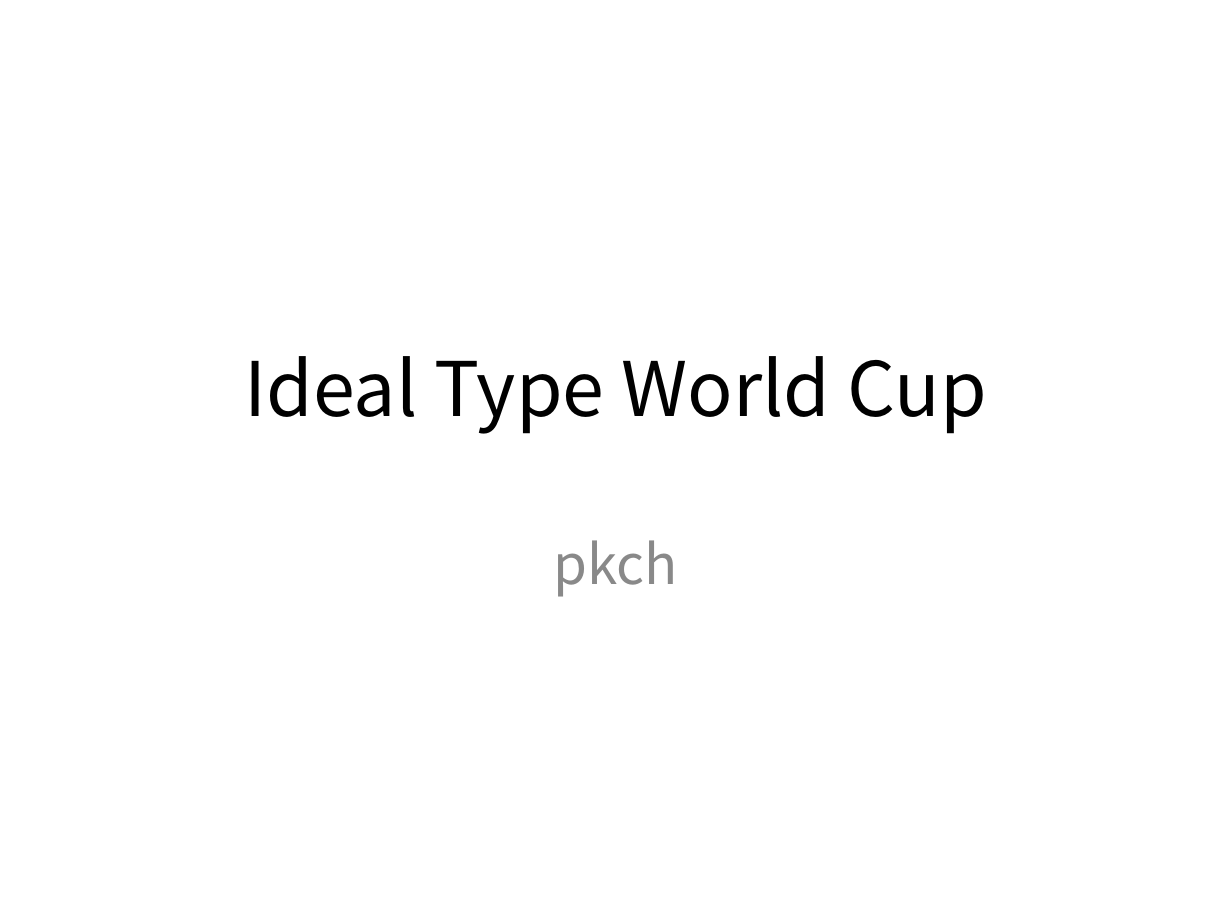
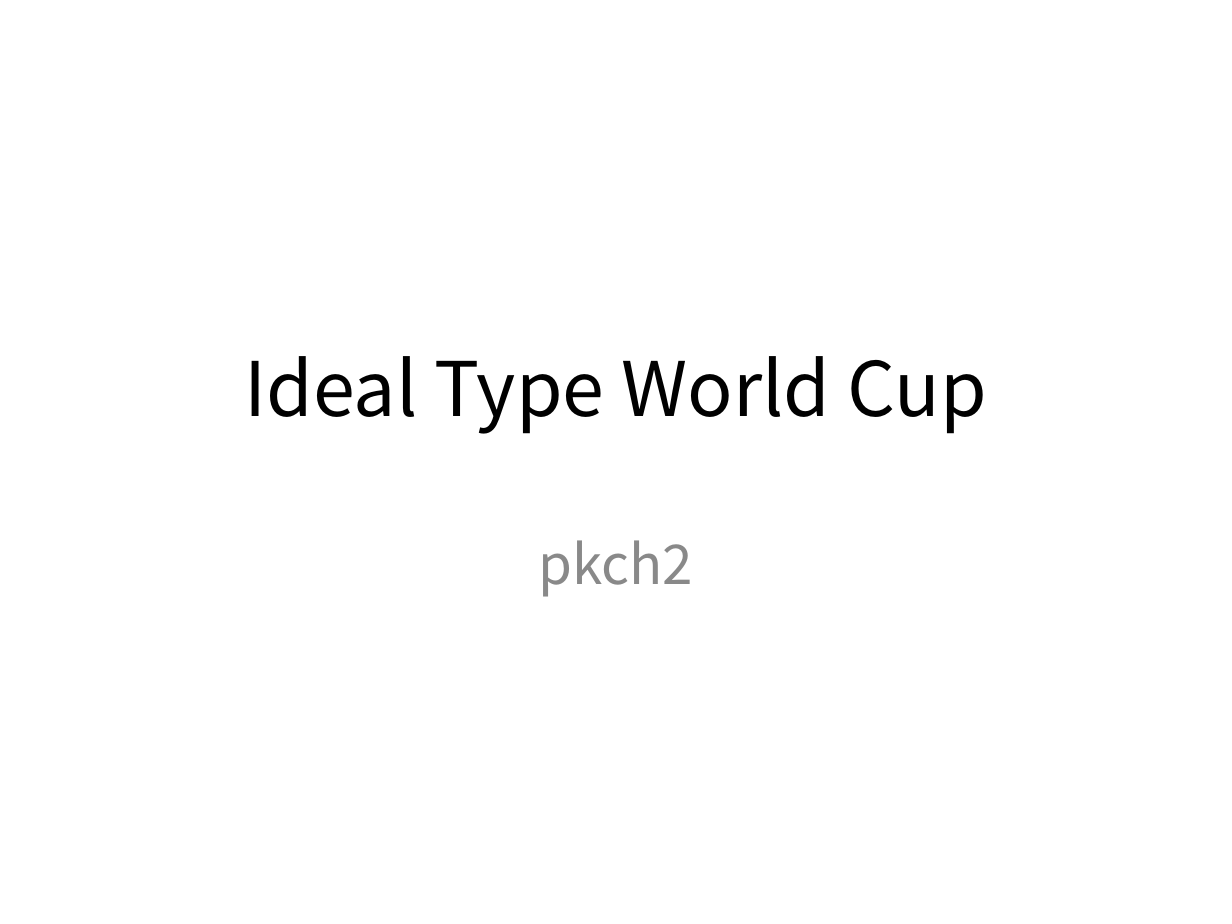
Before and after one commit to wwtrembling/ITW, a slide deck: slide 1 of 명세서.ppt. Drawn at 1232x924 pixels with LibreOffice and Linux fonts; fonts in the diff are those of the drawing. Boxes give left, top, right and bottom in pixels: in the first picture for what was removed or moved away, otherwise in the second. Text is boxed around its words. In the diff, an @@ line names an element or a change of style, - is before the commit and + after.

Commit message:
commit5

```diff
--- a/명세서.ppt
+++ b/명세서.ppt
@@ subtitle at (x1=539, y1=540, x2=694, y2=597): text changed @@
-pkch
+pkch2
```
